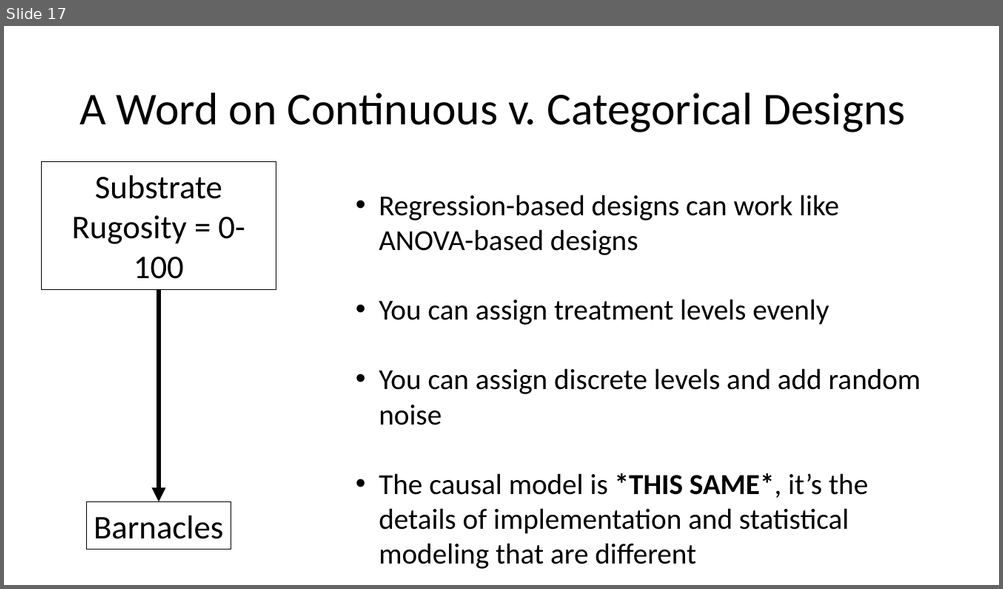
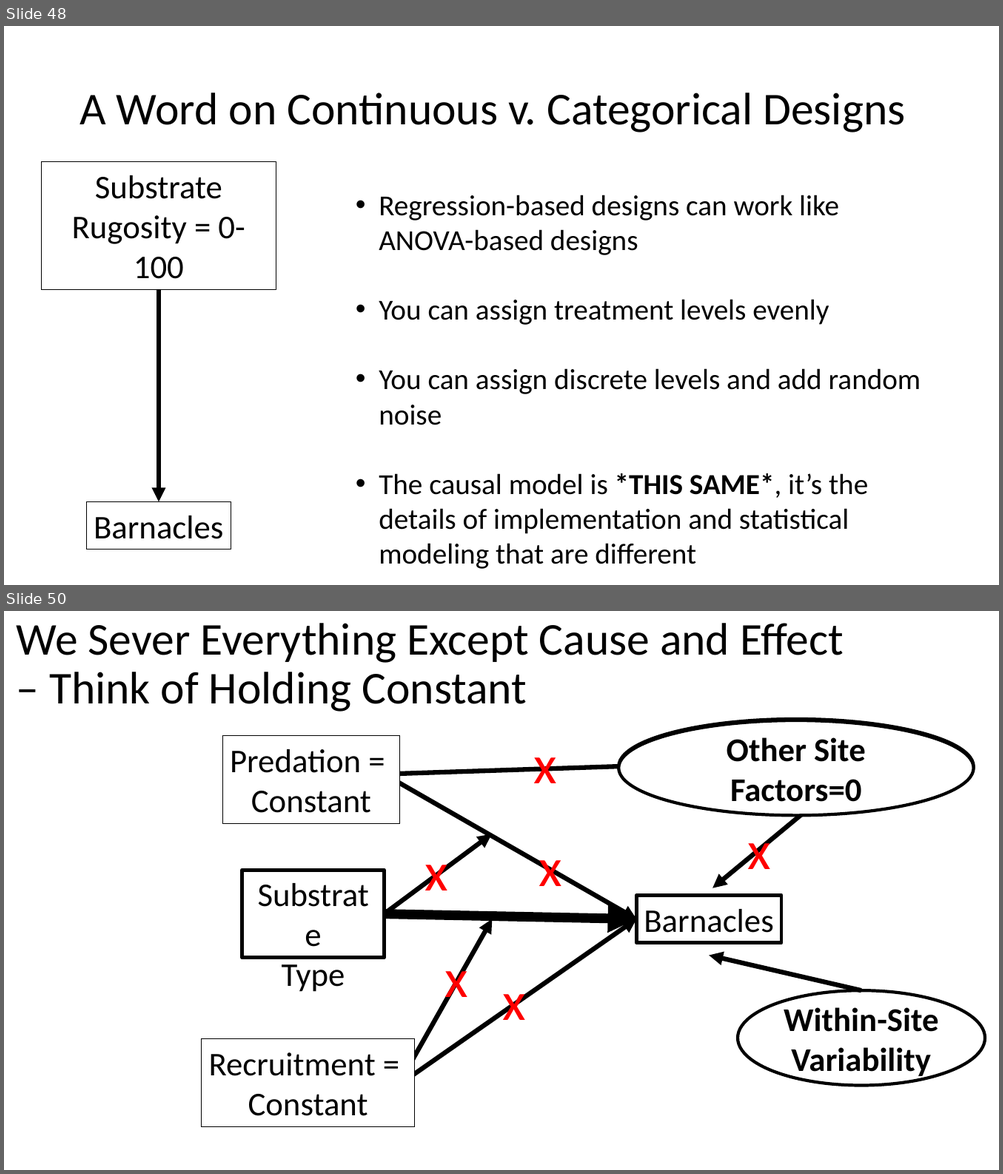
Before and after one commit to biol607/biol607.github.io, a slide deck: lectures/causality_experiments.pptx. Shown one above the other, each under a label of ours: slide 17 before the commit, slides 48 and 50 after it; the slides between them are not shown. The pictures are 1003x589 and 1003x1174 pixels, drawn with LibreOffice and Linux fonts; fonts in the diff are those of the drawing. Boxes give left, top, right and bottom in pixels: in the first picture for what was removed or moved away, otherwise in the second. Text is boxed around its words. In the diff, an @@ line names an element or a change of style, - is before the commit and + after.

```diff
--- a/lectures/causality_experiments.pptx
+++ b/lectures/causality_experiments.pptx
@@ slide 50 added at [4,611,999,1170], background #FFFFFF @@
@@ title added at [17,623,843,712], 44 pt, text #000000 @@
+We Sever Everything Except Cause and Effect – Think of Holding Constant
@@ ellipse added at [619,719,974,814], fill #FFFFFF, outline #000000 3 pt, 32 pt, text #000000, bold @@
+Other Site Factors
@@ ellipse added at [619,721,974,815], fill #FFFFFF, outline #000000 3 pt, 32 pt, text #000000, bold @@
+Other Site Factors=0
@@ rectangle added at [222,735,400,823], fill #FFFFFF, outline #000000 0.75 pt, 32 pt, text #000000 @@
+Predation =
+Constant
@@ text added at [533,758,557,783], 52 pt, text #FF0000 @@
+x
@@ arrow added from (384, 775) to (637, 919), #000000 4.5 pt @@
@@ arrow added from (619, 766) to (384, 775), #000000 4.5 pt @@
@@ arrow added from (802, 814) to (713, 889), #000000 4.5 pt @@
@@ arrow added from (384, 914) to (492, 834), #000000 4.5 pt @@
@@ text added at [748,836,771,869], 52 pt, text #FF0000 @@
+x
@@ rectangle added at [242,870,384,958], outline #000000 3.5 pt, 32 pt, text #000000 @@
+Substrate
+Type
@@ text added at [425,863,449,891], 52 pt, text #FF0000 @@
+x
@@ text added at [538,860,562,886], 52 pt, text #FF0000 @@
+x
@@ rectangle added at [637,895,782,943], outline #000000 3.5 pt, 32 pt, text #000000 @@
+Barnacles
@@ arrow added from (384, 914) to (637, 919), #000000 9.25 pt @@
@@ arrow added from (398, 1085) to (637, 919), #000000 4.5 pt @@
@@ arrow added from (398, 1085) to (492, 919), #000000 4.5 pt @@
@@ text added at [445,956,469,1007], 52 pt, text #FF0000 @@
+x
@@ arrow added from (861, 991) to (709, 956), #000000 4.5 pt @@
@@ text added at [502,994,526,1020], 52 pt, text #FF0000 @@
+x
@@ ellipse added at [737,991,984,1085], fill #FFFFFF, outline #000000 3 pt, 32 pt, text #000000, bold @@
+Within-Site Variability
@@ rectangle added at [201,1039,415,1128], fill #FFFFFF, outline #000000 0.75 pt, 32 pt, text #000000 @@
+Recruitment =
+Constant
@@ what was slide 17 is now slide 48 @@
```
Also in this commit, not shown: 11 slides changed, 21 other slides added, 22 slides removed.
